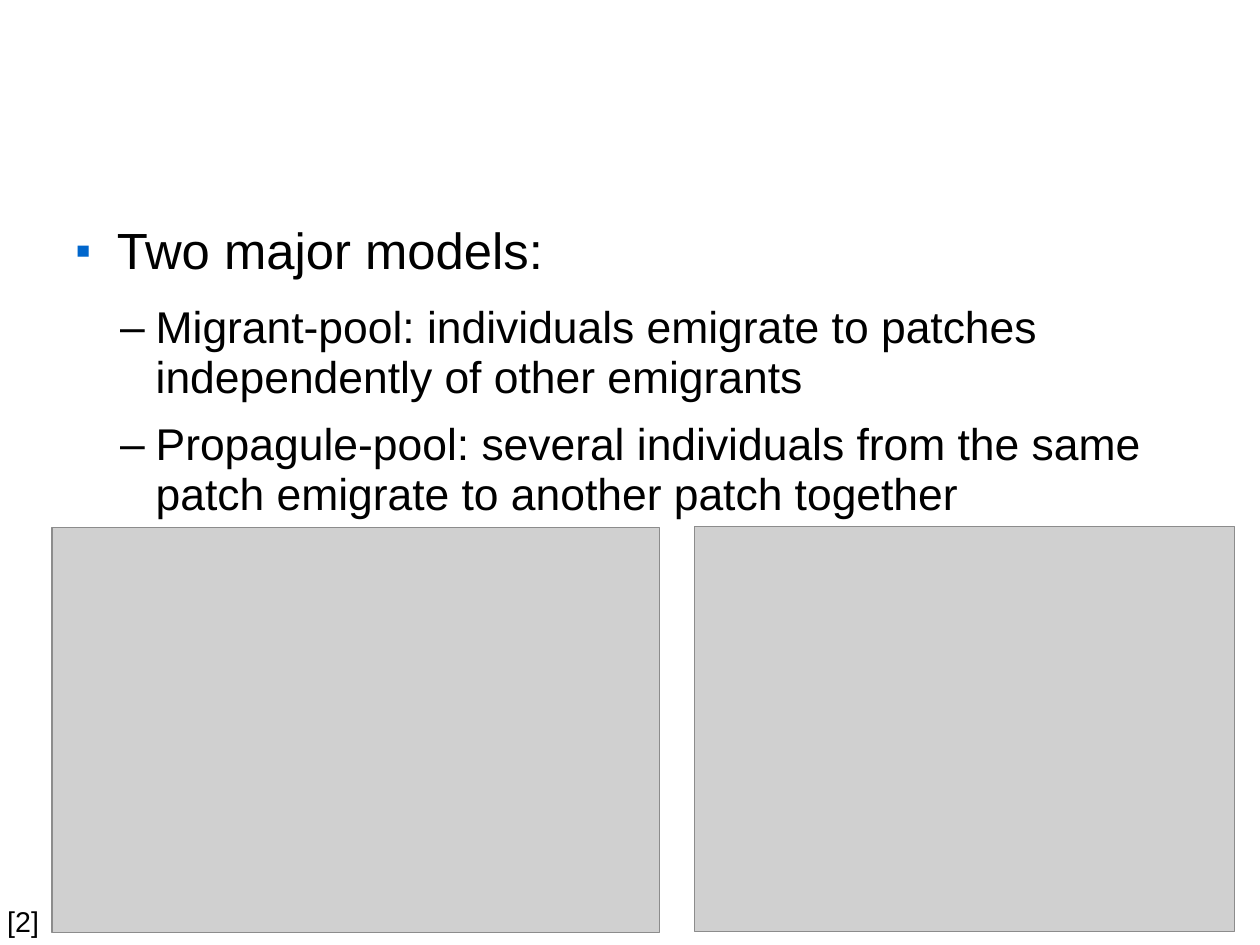
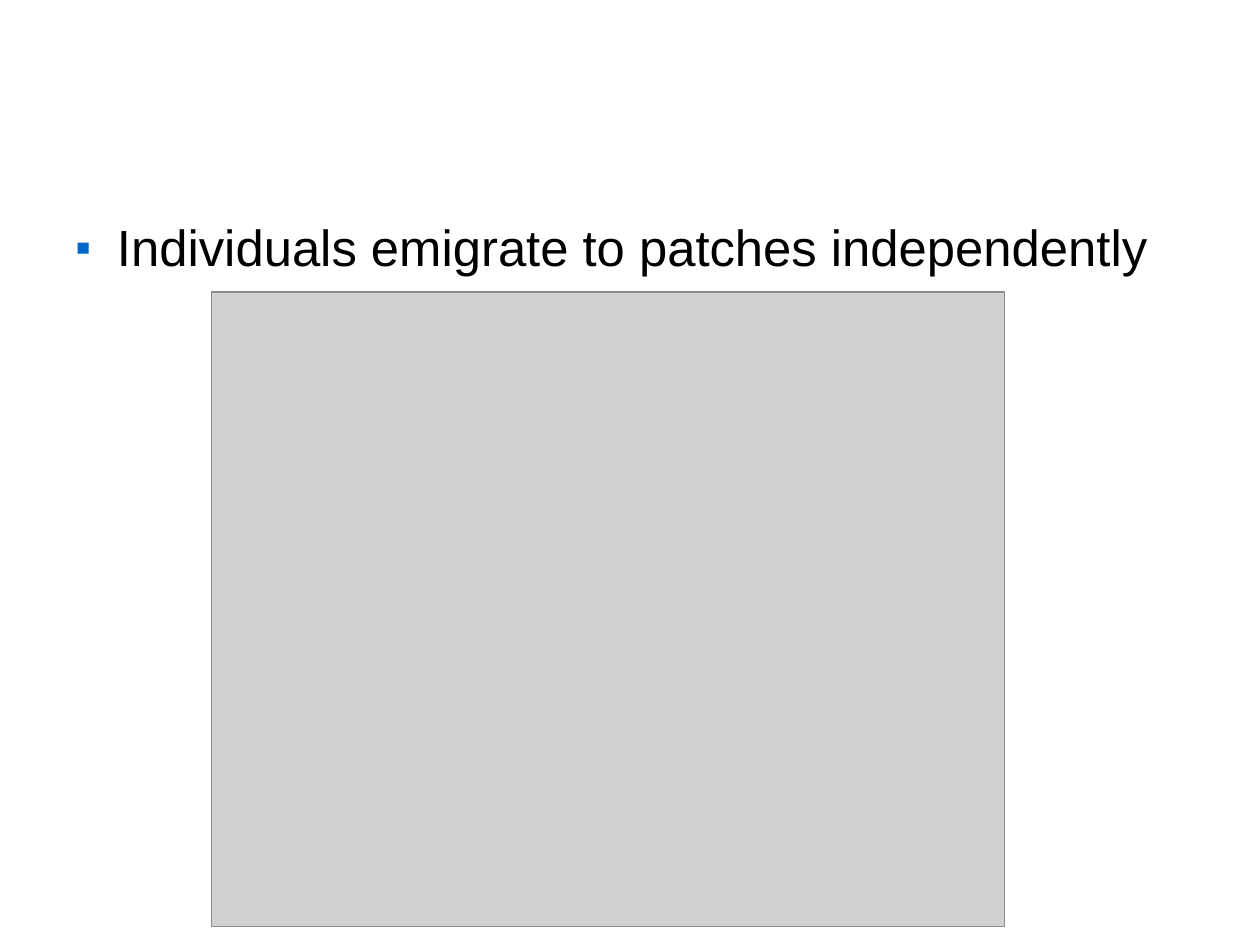
Before and after one commit to maugat1/quantiNEMO_Taylor2010, a slide deck: slide 5 of pres/pres2/pres2.odp. Drawn at 1260x945 pixels with LibreOffice and Linux fonts; fonts in the diff are those of the drawing; grey boxes stand for pictures; background and template pictures are left out. Boxes give left, top, right and bottom in pixels: in the first picture for what was removed or moved away, otherwise in the second. Text is boxed around its words. In the diff, an @@ line names an element or a change of style, - is before the commit and + after.

```diff
--- a/pres/pres2/pres2.odp
+++ b/pres/pres2/pres2.odp
@@ text at [117,229,1147,277]: text changed; size 28 to 32 pt @@
-■ Two major models:
-  – Migrant-pool: individuals emigrate to patches independently of other emigrants
-  – Propagule-pool: several individuals from the same patch emigrate to another patch together
+■ Individuals emigrate to patches independently
@@ picture: place and size @@
-picture at [53,527,660,932]
+picture at [212,292,1005,926]
@@ picture removed at [695,527,1235,932] @@
@@ text removed at [7,911,39,938] @@
-[2]
```
Also in this commit, not shown: 9 other slides changed, 12 slides added, 3 slides removed, 6 other files.
